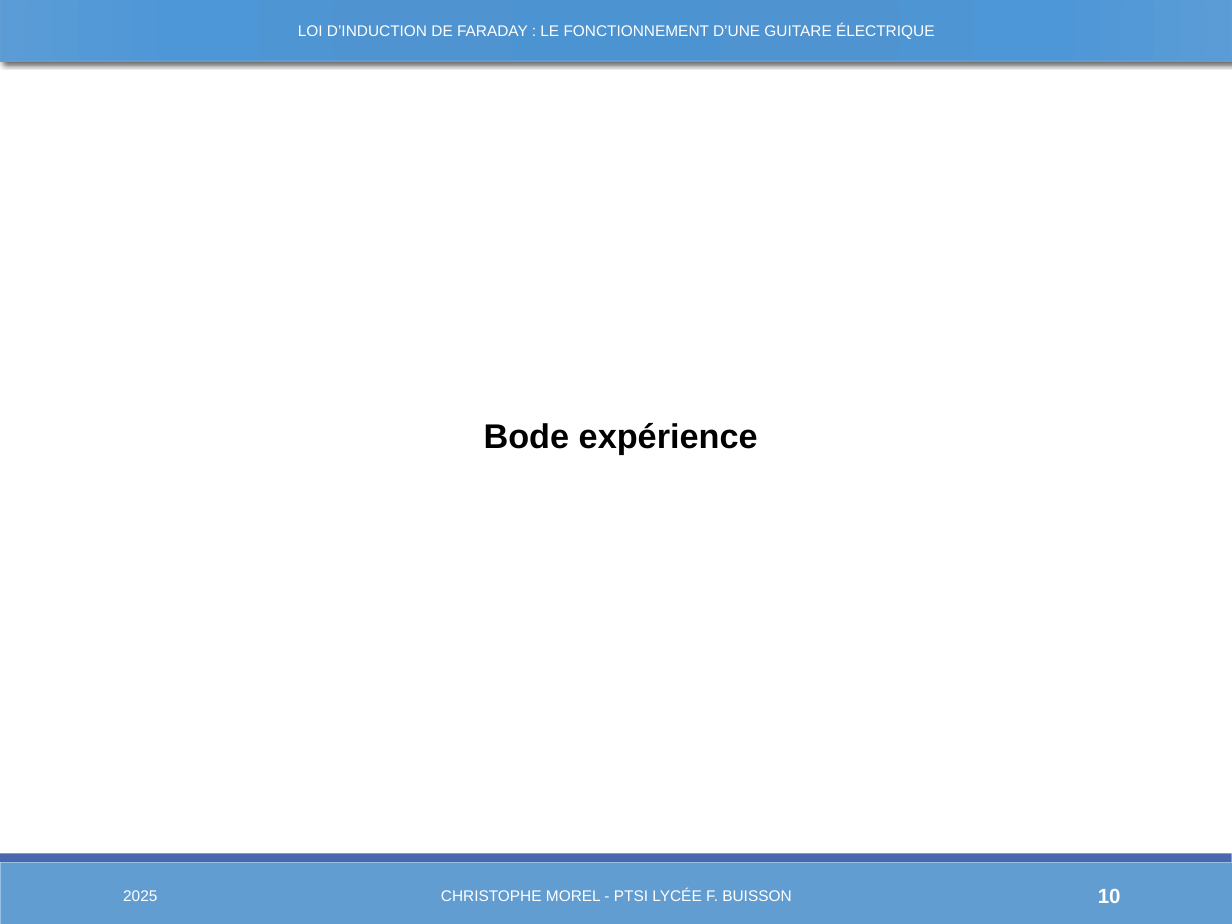
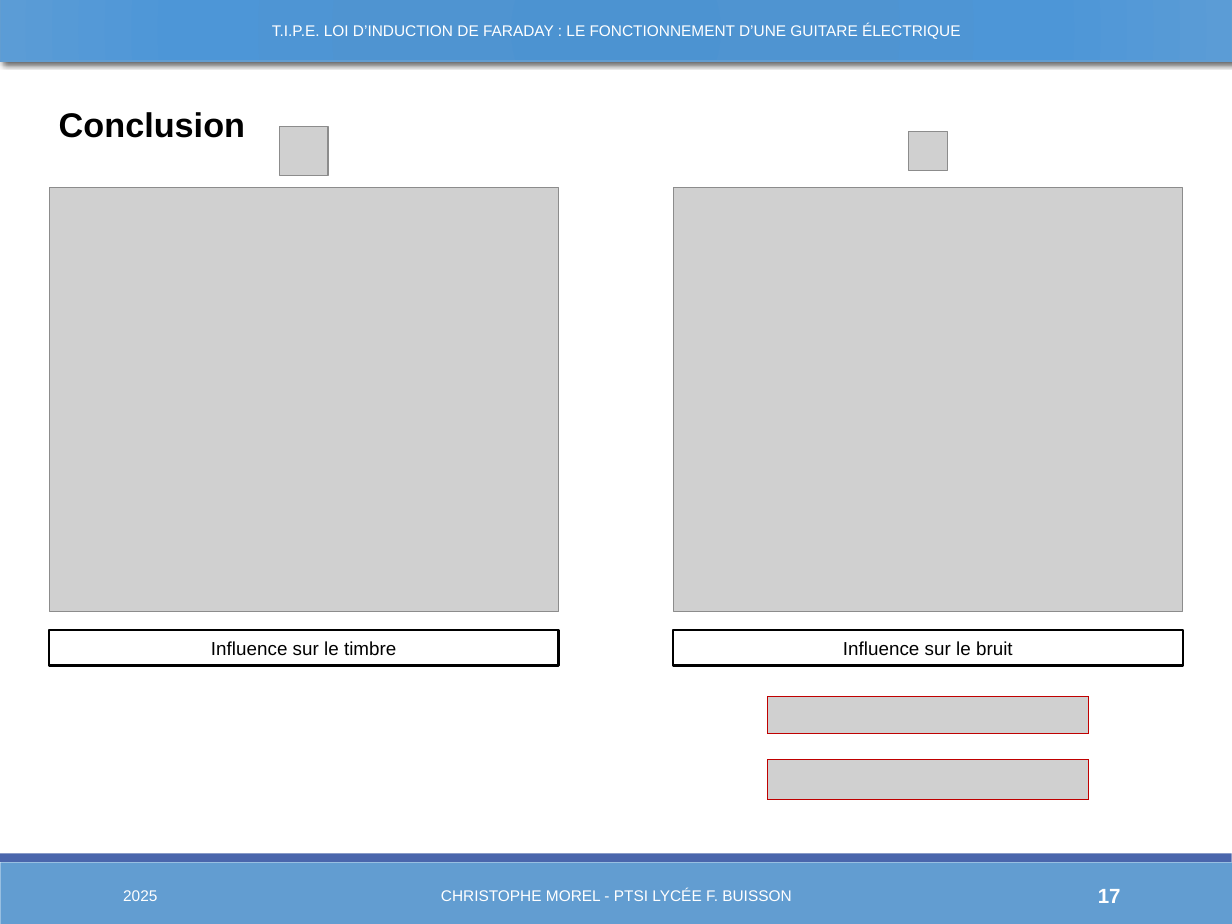
Before and after one commit to Chrismorel7/TIPE---Micro_guitare_elec, a slide deck: slide 17 of Views/Novembre.pptx (slide 10 before the commit). Drawn at 1232x924 pixels with LibreOffice and Linux fonts; fonts in the diff are those of the drawing; grey boxes stand for pictures. Boxes give left, top, right and bottom in pixels: in the first picture for what was removed or moved away, otherwise in the second. Text is boxed around its words. In the diff, an @@ line names an element or a change of style, - is before the commit and + after.

```diff
--- a/Views/Novembre.pptx
+++ b/Views/Novembre.pptx
@@ text at (272, 23, 960, 39): text changed @@
-LOI D’INDUCTION DE FARADAY : LE FONCTIONNEMENT D’UNE GUITARE ÉLECTRIQUE
+T.I.P.E. LOI D’INDUCTION DE FARADAY : LE FONCTIONNEMENT D’UNE GUITARE ÉLECTRIQUE
@@ text added at (59, 112, 245, 138), 20 pt, text #000000, bold @@
+Conclusion
@@ picture added at (280, 127, 328, 175) @@
@@ picture added at (909, 132, 947, 170) @@
@@ picture added at (49, 187, 558, 611) @@
@@ picture added at (674, 187, 1183, 611) @@
@@ text removed at (484, 423, 758, 454) @@
-Bode expérience
@@ rectangle: place and size @@
-rectangle at (60, 572, 1205, 598)
+rectangle at (49, 569, 1194, 595)
@@ rectangle added at (49, 631, 558, 667), fill #FFFFFF, outline #000000 1.25 pt, 11 pt, text #000000 @@
+Influence sur le timbre
@@ rectangle added at (674, 631, 1183, 667), fill #FFFFFF, outline #000000 1.25 pt, 11 pt, text #000000 @@
+Influence sur le bruit
@@ picture added at (768, 696, 1089, 733) @@
@@ picture added at (768, 760, 1089, 801) @@
@@ page number at (1098, 889, 1121, 903): text changed @@
-10
+17
```
Also in this commit, not shown: 1 other slide changed, 1 slide added, 38 other files.
